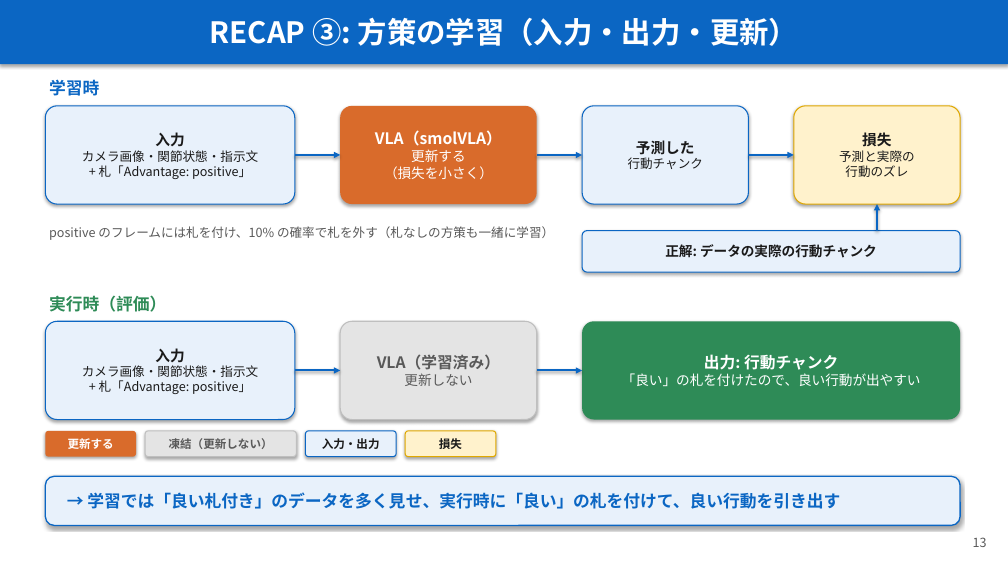
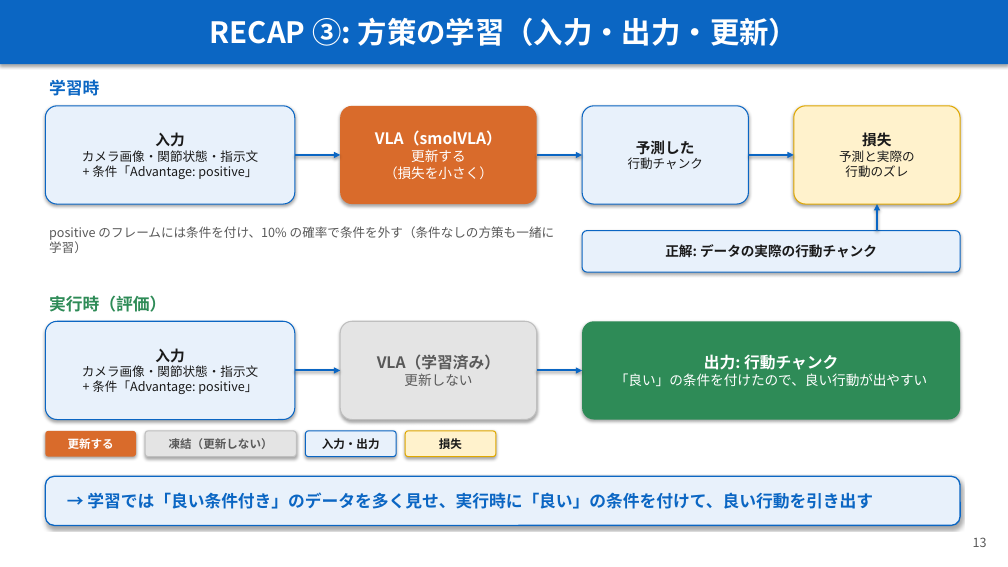
Before and after one commit to Junhand/libero_RL, a slide deck: slide 13 of docs/RECAP_STEAM_RLToken.pptx. Drawn at 1008x567 pixels with LibreOffice and Linux fonts; fonts in the diff are those of the drawing. Boxes give left, top, right and bottom in pixels: in the first picture for what was removed or moved away, otherwise in the second. Text is boxed around its words. In the diff, an @@ line names an element or a change of style, - is before the commit and + after.

```diff
--- a/docs/RECAP_STEAM_RLToken.pptx
+++ b/docs/RECAP_STEAM_RLToken.pptx
@@ text in rounded rectangle at <box>92,165,257,179</box>: text changed @@
-+ 札「Advantage: positive」
++ 条件「Advantage: positive」
@@ text at <box>49,226,555,253</box>: text changed @@
-positive のフレームには札を付け、10% の確率で札を外す（札なしの方策も一緒に学習）
+positive のフレームには条件を付け、10% の確率で条件を外す（条件なしの方策も一緒に学習）
@@ text in rounded rectangle at <box>92,380,257,394</box>: text changed @@
-+ 札「Advantage: positive」
++ 条件「Advantage: positive」
@@ text in rounded rectangle at <box>615,373,928,386</box>: text changed @@
-「良い」の札を付けたので、良い行動が出やすい
+「良い」の条件を付けたので、良い行動が出やすい
@@ text in rounded rectangle at <box>87,492,873,509</box>: text changed @@
-→ 学習では「良い札付き」のデータを多く見せ、実行時に「良い」の札を付けて、良い行動を引き出す
+→ 学習では「良い条件付き」のデータを多く見せ、実行時に「良い」の条件を付けて、良い行動を引き出す
```
Also in this commit, not shown: 14 other slides changed, 1 other file.
